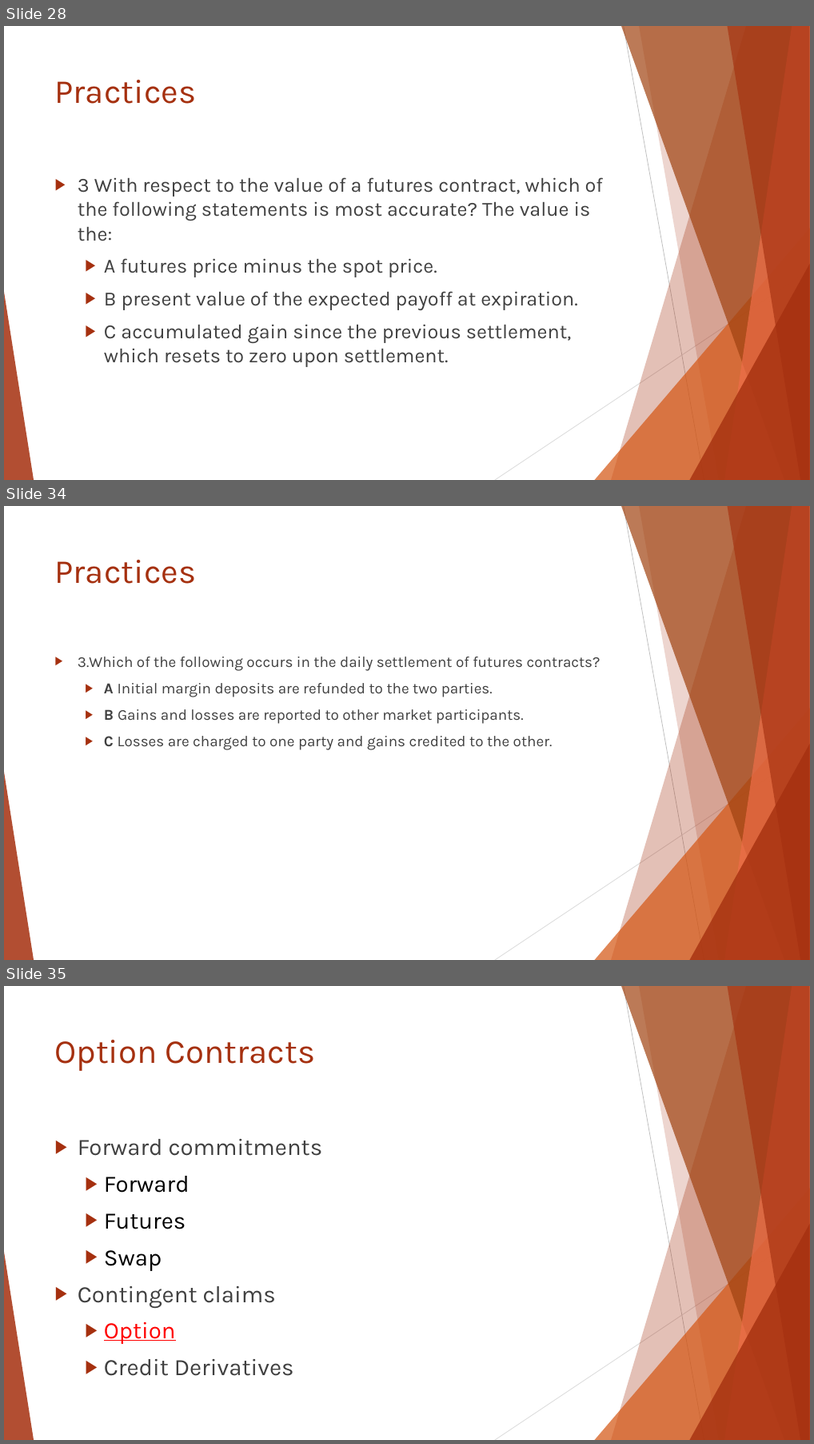
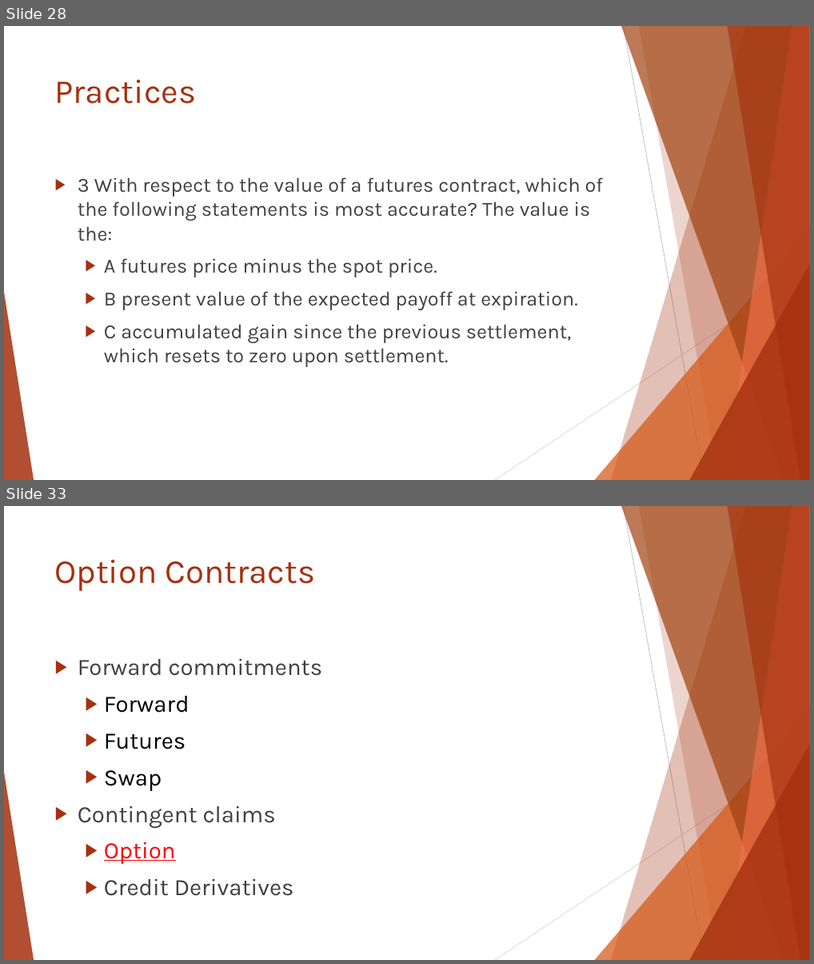
Before and after one commit to Isco0530/data, a slide deck: Reading 46.pptx. Shown one above the other, each under a label of ours: slides 28, 34 and 35 before the commit, slides 28 and 33 after it; the slides between them are not shown. The pictures are 814x1444 and 814x964 pixels, drawn with LibreOffice and Linux fonts; fonts in the diff are those of the drawing. Boxes give left, top, right and bottom in pixels: in the first picture for what was removed or moved away, otherwise in the second. Text is boxed around its words. In the diff, an @@ line names an element or a change of style, - is before the commit and + after.

```diff
--- a/Reading 46.pptx
+++ b/Reading 46.pptx
@@ slide 34 removed at (4, 506, 810, 960), background #FFFFFF; not listed: 10 template elements that a slide beside it also shows @@
@@ title removed at (55, 560, 197, 584) @@
-Practices
@@ text removed at (78, 656, 601, 750) @@
-▶ 3.Which of the following occurs in the daily settlement of futures contracts?
-  ▶ A Initial margin deposits are refunded to the two parties.
-  ▶ B Gains and losses are reported to other market participants.
-  ▶ C Losses are charged to one party and gains credited to the other.
@@ what was slide 35 is now slide 33 @@
```
Also in this commit, not shown: 3 slides changed, 1 slide added, 2 other slides removed.
